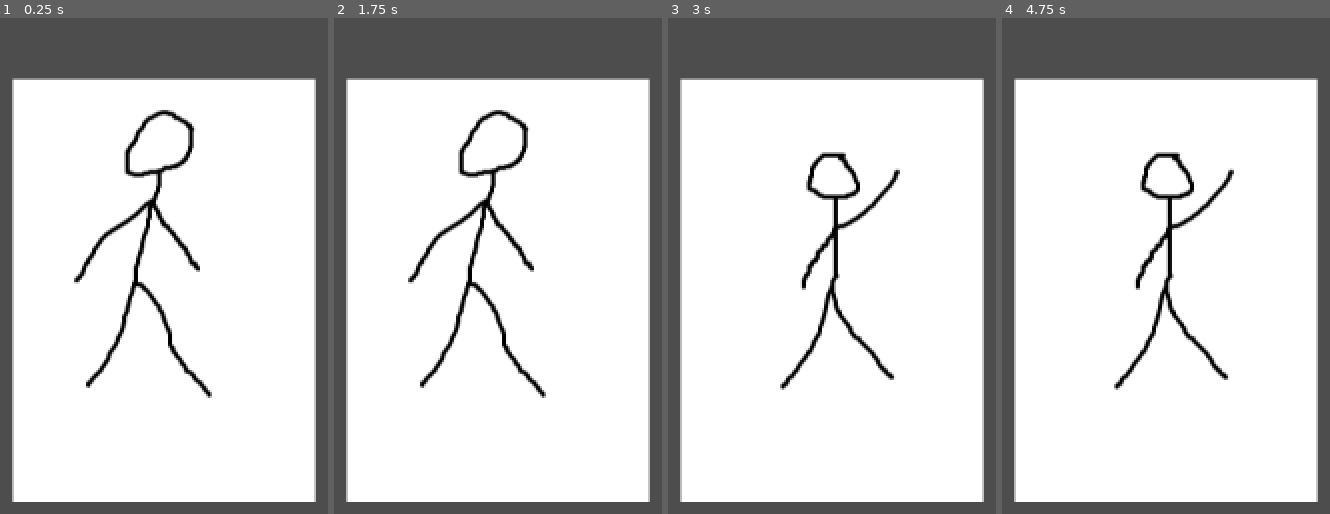
Above: before the commit, frames 1-4 (left to right).
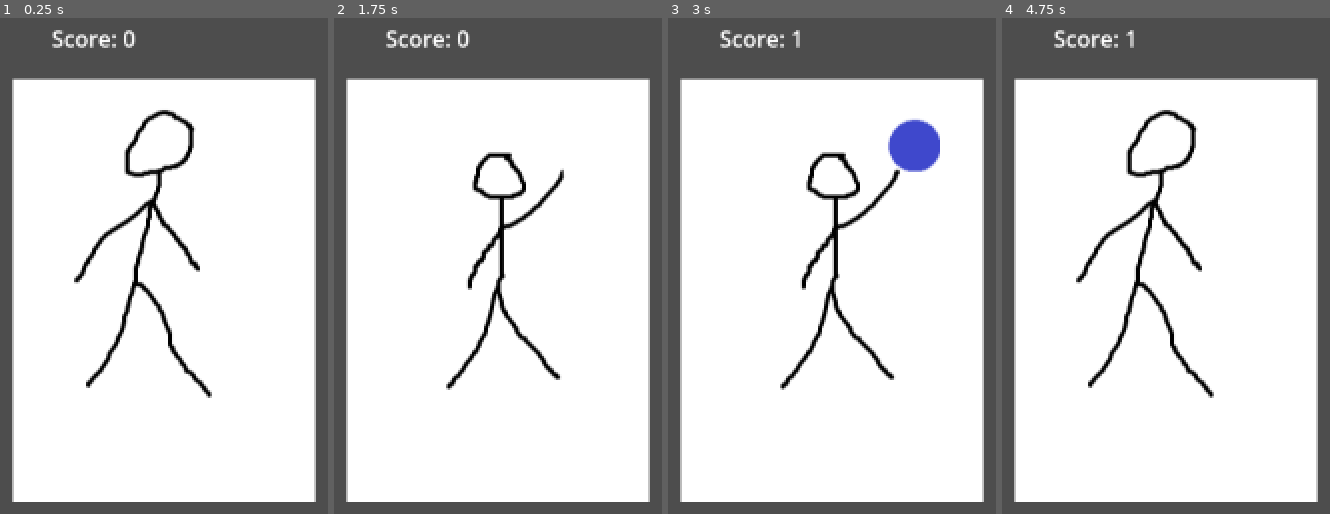
Above: after the commit, the same moments.

Repository: VThatRandomGuyV/BARFIGHT
Game: Godot game, scene res://Scenes/FightTest.tscn
The game is run twice, just before and just after one commit, with the same random seed, the same clock (stepped at 60 frames per second) and the same inputs. Before the commit the project starts from res://FightTest.tscn.
Inputs:
- Up to frame 1 (0.25 s): no input
- Up to frame 2 (1.75 s): tap Enter at 0.5 s; hold D (BlockRight, bound only after the commit) 0.53-1.28 s; tap Space at 1.25 s; hold A (BlockLeft, bound only after the commit) from 1.28 s (still down)
- Up to frame 3 (3 s): tap Enter at 2 s; release A (BlockLeft, bound only after the commit) at 2.03 s; hold D (BlockRight, bound only after the commit) from 2.03 s (still down); tap Space at 2.75 s
- Up to frame 4 (4.75 s): release D (BlockRight, bound only after the commit) at 3.53 s; hold A (BlockLeft, bound only after the commit) from 3.53 s (still down)

The runs differ from the first frame. In frame 1, 0.5% of the frame differs, in the area x 15-42%, y 2-7%; in frame 2, 5.5%, in the area x 15-71%, y 2-77%; in frame 3, 1.8%; in frame 4, 5.5%.

Commit message:
ADD: Test Behaviour for Combat
Sprites to be changed and player needs more input feedback.

Diff:
--- a/barfight/FightTest.tscn
+++ /dev/null
@@ -1,11 +0,0 @@
-[gd_scene load_steps=3 format=3 uid="uid://c3rgf4rjhj6c7"]
-
-[ext_resource type="Texture2D" uid="uid://bsqd2htdn1hf8" path="res://Assets/normalFighter.png" id="1_5t7id"]
-[ext_resource type="Script" uid="uid://byxanxrmjrlj4" path="res://Scripts/fighterScript.gd" id="2_wiwym"]
-
-[node name="Node2D" type="Node2D"]
-script = ExtResource("2_wiwym")
-
-[node name="Sprite2D" type="Sprite2D" parent="."]
-position = Vector2(558, 353)
-texture = ExtResource("1_5t7id")
--- /dev/null
+++ b/barfight/Scenes/FightTest.tscn
@@ -0,0 +1,32 @@
+[gd_scene load_steps=4 format=3 uid="uid://c3rgf4rjhj6c7"]
+
+[ext_resource type="Script" uid="uid://byxanxrmjrlj4" path="res://Scripts/Test/fighterScript.gd" id="1_e6aar"]
+[ext_resource type="Script" uid="uid://6yj02jniaf75" path="res://Scripts/Test/plaeyr.gd" id="1_qq1tx"]
+[ext_resource type="Texture2D" uid="uid://bsqd2htdn1hf8" path="res://Assets/Test/normalFighter.png" id="2_qq1tx"]
+
+[node name="TestScene" type="Node2D"]
+
+[node name="PLayer" type="Node2D" parent="."]
+script = ExtResource("1_qq1tx")
+
+[node name="Enemy" type="Node2D" parent="."]
+script = ExtResource("1_e6aar")
+
+[node name="Sprite2D" type="Sprite2D" parent="Enemy"]
+position = Vector2(558, 353)
+texture = ExtResource("2_qq1tx")
+
+[node name="Control" type="Control" parent="."]
+layout_mode = 3
+anchors_preset = 0
+offset_right = 40.0
+offset_bottom = 40.0
+
+[node name="CanvasLayer" type="CanvasLayer" parent="Control"]
+
+[node name="Label" type="Label" parent="Control/CanvasLayer"]
+offset_left = 477.0
+offset_top = 159.0
+offset_right = 630.0
+offset_bottom = 183.0
+text = "Hits: 0"
--- /dev/null
+++ b/barfight/Scripts/Globals/fighter_states.gd
@@ -0,0 +1,18 @@
+extends Node
+
+enum FighterState {
+	STANDBY,
+	ATTACK_LEFT,
+	ATTACK_RIGHT,
+	DODGE_LEFT,
+	DODGE_RIGHT,
+	DODGE_HIGH,
+	DODGE_LOW
+}
+
+enum Attack {
+	LEFT,
+	RIGHT,
+	HIGH,
+	LOW
+}
--- /dev/null
+++ b/barfight/Scripts/Test/fighterScript.gd
@@ -0,0 +1,50 @@
+extends Node2D
+@onready var sprite: Sprite2D = $Sprite2D
+@onready var player: Node2D = $"../PLayer"
+
+# Alliases to access states easier
+var attacks = FighterStates.Attack
+var fighter_states = FighterStates.FighterState
+
+# These will hold your images
+var standby_texture: Texture2D
+var attack_left_prep_texture: Texture2D
+var attack_left_texture: Texture2D
+var attack_right_prep_texture: Texture2D
+var attack_right_texture: Texture2D
+
+func _ready():
+	# Load images into memory
+	standby_texture = load("res://Assets/Test/normalFighter.png")
+	attack_left_texture = load("res://Assets/Test/leftFighter.png")
+	attack_left_prep_texture = load("res://Assets/Test/leftPrepFighter.png")
+	attack_right_texture = load("res://Assets/Test/rightFighter.png")
+	attack_right_prep_texture = load("res://Assets/Test/rightPrepFighter.png")
+
+	# Start with standby
+	sprite.texture = standby_texture
+
+	# Start the random switching loop
+	randomize()
+	start_random_behavior()
+
+func start_random_behavior():
+	while true:
+		await get_tree().create_timer(1.5).timeout
+		switch_state_randomly()
+
+func switch_state_randomly():
+	var choice = randi() % 3
+
+	if choice == 0:
+		sprite.texture = standby_texture
+	elif choice == 1:
+		sprite.texture = attack_left_prep_texture
+		await get_tree().create_timer(0.7).timeout
+		sprite.texture = attack_left_texture
+		player.take_hit(1, attacks.LEFT)
+	else:
+		sprite.texture = attack_right_prep_texture
+		await get_tree().create_timer(0.7).timeout
+		sprite.texture = attack_right_texture
+		player.take_hit(1, attacks.RIGHT)
--- /dev/null
+++ b/barfight/Scripts/Test/plaeyr.gd
@@ -0,0 +1,43 @@
+extends Node2D
+
+@onready var label: Label = $"../Control/CanvasLayer/Label"
+
+# Alliases to access states easier
+var attack_states = FighterStates.Attack
+var fighter_states = FighterStates.FighterState
+
+var score := 0
+var state = FighterStates.FighterState.STANDBY
+
+func _ready():
+	update_score()
+
+func take_hit(amount: int, attack: FighterStates.Attack):
+	if (attack == attack_states.LEFT and state != fighter_states.DODGE_LEFT) or (attack == attack_states.RIGHT and state != fighter_states.DODGE_RIGHT):
+		score += amount
+		update_score()
+
+func update_score():
+	label.text = "Score: " + str(score)
+
+func _process(_delta):
+	check_inputs()
+
+func check_inputs():
+	if Input.is_action_pressed("BlockLeft"):
+		dodge_left()
+
+	if Input.is_action_pressed("BlockRight"):
+		dodge_right()
+
+func dodge_left():
+	await get_tree().create_timer(0.2).timeout
+	state = fighter_states.DODGE_LEFT
+	await get_tree().create_timer(0.5).timeout
+	state = fighter_states.STANDBY
+
+func dodge_right():
+	await get_tree().create_timer(0.2).timeout
+	state = fighter_states.DODGE_RIGHT
+	await get_tree().create_timer(0.5).timeout
+	state = fighter_states.STANDBY
--- a/barfight/Scripts/fighterScript.gd
+++ /dev/null
@@ -1,36 +0,0 @@
-extends Node2D
-
-@onready var sprite: Sprite2D = $Sprite2D
-
-# These will hold your images
-var standby_texture: Texture2D
-var attack_left_texture: Texture2D
-var attack_right_texture: Texture2D
-
-func _ready():
-	# Load images into memory
-	standby_texture = load("res://Assets/normalFighter.png")
-	attack_left_texture = load("res://Assets/leftFighter.png")
-	attack_right_texture = load("res://Assets/rightFighter.png")
-
-	# Start with standby
-	sprite.texture = standby_texture
-
-	# Start the random switching loop
-	randomize()
-	start_random_behavior()
-
-func start_random_behavior():
-	while true:
-		await get_tree().create_timer(randf_range(0.5, 1.5)).timeout
-		switch_state_randomly()
-
-func switch_state_randomly():
-	var choice = randi() % 3
-
-	if choice == 0:
-		sprite.texture = standby_texture
-	elif choice == 1:
-		sprite.texture = attack_left_texture
-	else:
-		sprite.texture = attack_right_texture
--- a/barfight/project.godot
+++ b/barfight/project.godot
@@ -11,9 +11,26 @@
 [application]
 
 config/name="BARFIGHT"
-run/main_scene="res://FightTest.tscn"
+run/main_scene="res://Scenes/FightTest.tscn"
 config/features=PackedStringArray("4.5", "GL Compatibility")
 config/icon="res://icon.svg"
+
+[autoload]
+
+FighterStates="*res://Scripts/Globals/fighter_states.gd"
+
+[input]
+
+BlockLeft={
+"deadzone": 0.2,
+"events": [Object(InputEventKey,"resource_local_to_scene":false,"resource_name":"","device":-1,"window_id":0,"alt_pressed":false,"shift_pressed":false,"ctrl_pressed":false,"meta_pressed":false,"pressed":false,"keycode":0,"physical_keycode":65,"key_label":0,"unicode":97,"location":0,"echo":false,"script":null)
+]
+}
+BlockRight={
+"deadzone": 0.2,
+"events": [Object(InputEventKey,"resource_local_to_scene":false,"resource_name":"","device":0,"window_id":0,"alt_pressed":false,"shift_pressed":false,"ctrl_pressed":false,"meta_pressed":false,"pressed":false,"keycode":0,"physical_keycode":68,"key_label":0,"unicode":0,"location":0,"echo":false,"script":null)
+]
+}
 
 [rendering]
 
Binary file added: barfight/Assets/Test/leftFighter.png
Not shown, changed: barfight/Assets/Test/leftFighter.png.import
Binary file added: barfight/Assets/Test/leftPrepFighter.png
Not shown, changed: barfight/Assets/Test/leftPrepFighter.png.import
Renamed: barfight/Assets/normalFighter.png -> barfight/Assets/Test/normalFighter.png
Not shown, added: barfight/Assets/Test/normalFighter.png.import
Binary file added: barfight/Assets/Test/rightFighter.png
Not shown, changed: barfight/Assets/Test/rightFighter.png.import
Binary file added: barfight/Assets/Test/rightPrepFighter.png
Not shown, added: barfight/Assets/Test/rightPrepFighter.png.import
Binary file removed: barfight/Assets/leftFighter.png
Binary file removed: barfight/Assets/rightFighter.png
(and 3 more such lines)
